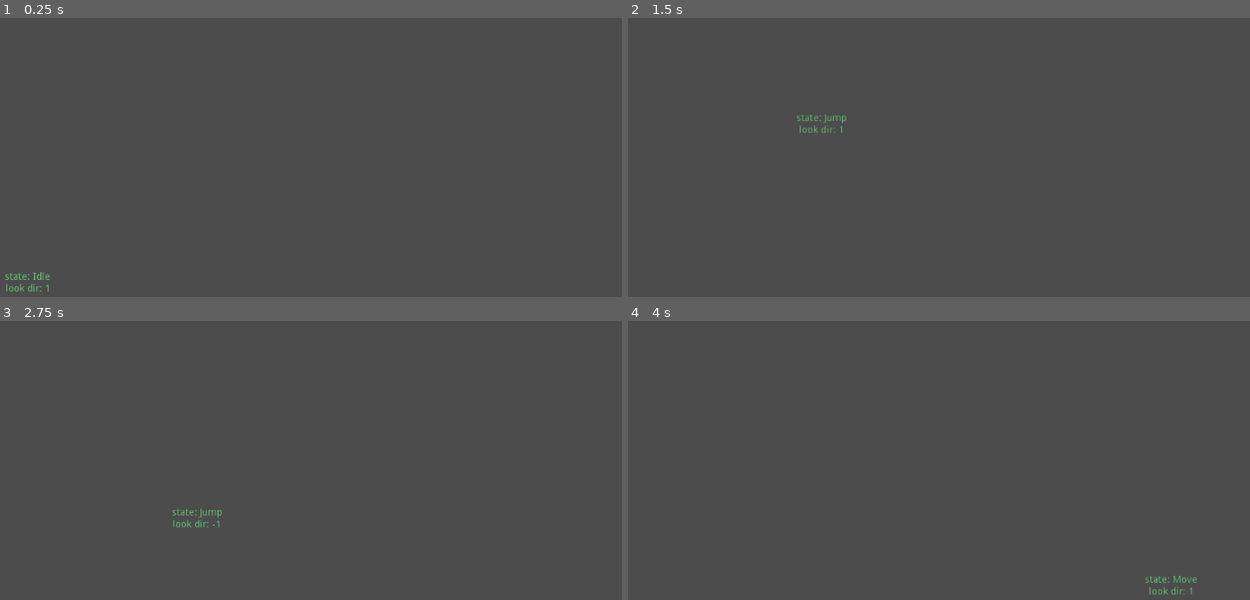
Above: before the commit, frames 1-4 (two rows, left to right).
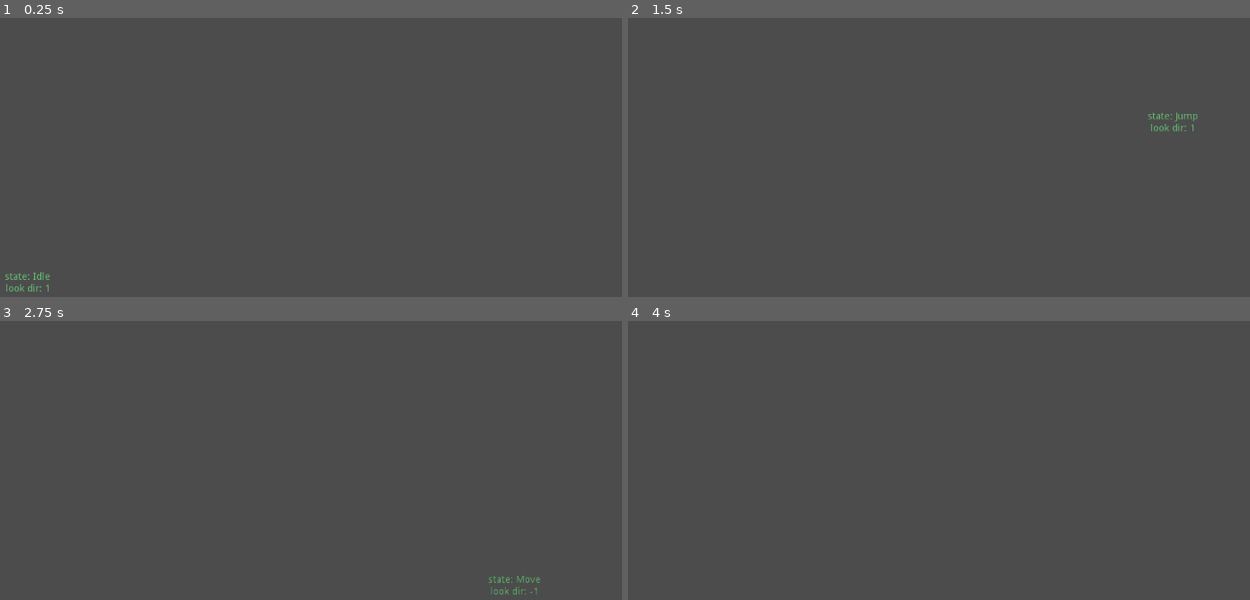
Above: after the commit, the same moments.

Repository: vicious987/slimeboy
Game: Godot game, scene res://Gameworld.tscn
The game is run twice, just before and just after one commit, with the same random seed, the same clock (stepped at 60 frames per second) and the same inputs.
Inputs:
- Up to frame 1 (0.25 s): no input
- Up to frame 2 (1.5 s): tap Enter at 0.5 s; hold W (jump) 0.53-1.28 s; hold D (move_right) from 0.53 s (still down); tap W (jump) at 1.35 s
- Up to frame 3 (2.75 s): tap W (jump) at 1.52, 1.82 s; tap Space at 2 s; release D (move_right) at 2.03 s; hold A (move_left) from 2.03 s (still down); hold W (jump) from 2.03 s (still down)
- Up to frame 4 (4 s): release A (move_left) at 2.78 s; release W (jump) at 2.78 s; hold D (move_right) from 2.78 s (still down); tap W (jump) at 2.85, 3.02, 3.32 s; hold W (jump) from 3.53 s (still down)

The runs differ from the first frame. In frame 2, 0.3% of the frame differs, in the area x 27-92%, y 33-42%; in frame 3, 0.3%; in frame 4, 0.2%.

Commit message:
lerp the vertical movement to smooth out the jumps

Diff:
--- a/Player.tscn
+++ b/Player.tscn
@@ -42,4 +42,3 @@
 
 [node name="Jump" type="Node" parent="KinematicBody2D2/States"]
 script = ExtResource( 5 )
-jump_force = 1500
--- a/TestingGrounds.tscn
+++ b/TestingGrounds.tscn
@@ -1,7 +1,7 @@
 [gd_scene load_steps=3 format=2]
 
 [sub_resource type="RectangleShape2D" id=1]
-extents = Vector2( 600, 10 )
+extents = Vector2( 1200, 10 )
 
 [sub_resource type="RectangleShape2D" id=2]
 extents = Vector2( 100, 50 )
@@ -17,5 +17,5 @@
 [node name="StaticBody2D2" type="StaticBody2D" parent="."]
 
 [node name="CollisionShape2D" type="CollisionShape2D" parent="StaticBody2D2"]
-position = Vector2( 512, 544 )
+position = Vector2( 505.653, 651.894 )
 shape = SubResource( 2 )
--- a/states/IdleState.gd
+++ b/states/IdleState.gd
@@ -15,4 +15,4 @@
 	motion = Vector2.ZERO
 
 func exit(host):
-	motion.y = 0
+	pass
--- a/states/Jump.gd
+++ b/states/Jump.gd
@@ -1,8 +1,8 @@
 extends State
 
-export var jump_force:int = 2000
+export var jump_force:int = 1800
 var final_jump_force = jump_force + max_gravity_speed
-export var horizontal_maneuverability:int = 300
+export var horizontal_maneuverability:int = 800
 
 func enter(host):
 	motion.y = -final_jump_force
@@ -20,4 +20,4 @@
 	print(motion)
 
 func exit(host):
-	motion.y = 0
+	pass
--- a/states/MoveState.gd
+++ b/states/MoveState.gd
@@ -23,4 +23,4 @@
 	print(motion)
 
 func exit(host):
-	motion.y = 0
+	pass
--- a/states/State.gd
+++ b/states/State.gd
@@ -16,12 +16,13 @@
 
 #Helper stuff
 var motion = Vector2()
-export var max_gravity_speed:int = 600
+export var max_gravity_speed:int = 1000
 export var gravity_speed:int = 200
 
 func apply_gravity() -> void:
-	if motion.y < max_gravity_speed:
-		motion.y = min(motion.y + gravity_speed, max_gravity_speed)
+	#if motion.y < max_gravity_speed:
+	#	motion.y = min(motion.y + gravity_speed, max_gravity_speed)
+	motion.y = lerp(motion.y, max_gravity_speed, 0.075)
 
 func get_input_direction() -> int:
 	return int(Input.is_action_pressed("move_right")) - int(Input.is_action_pressed("move_left"))
